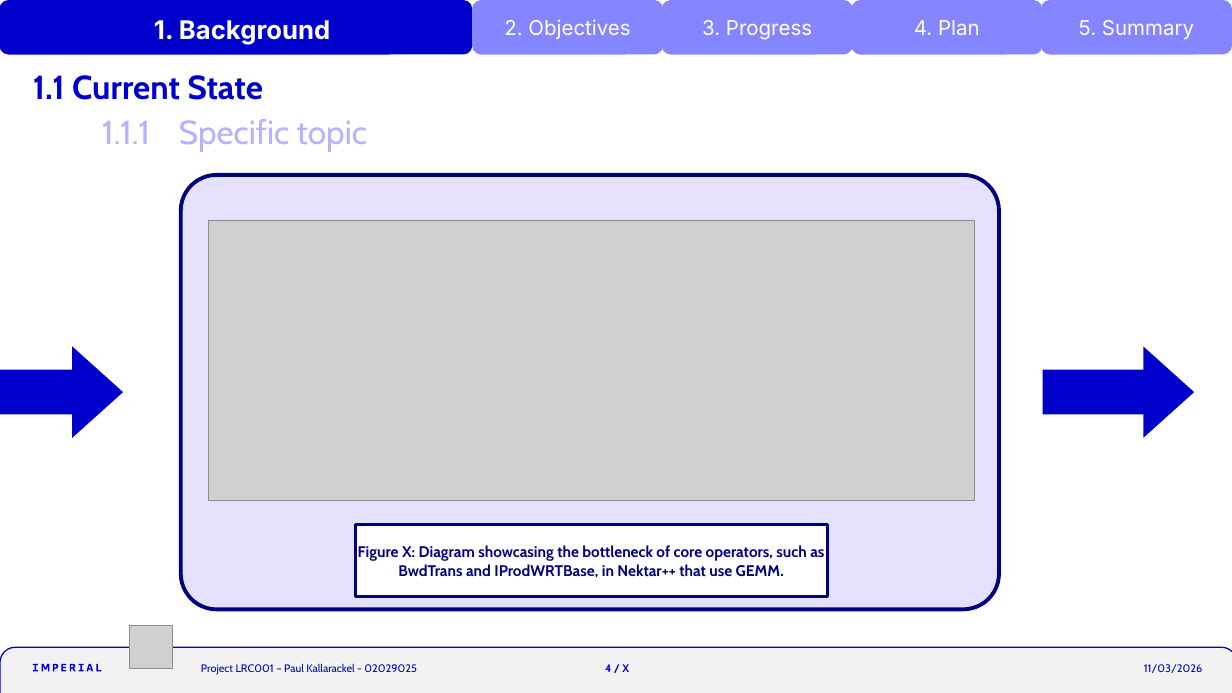
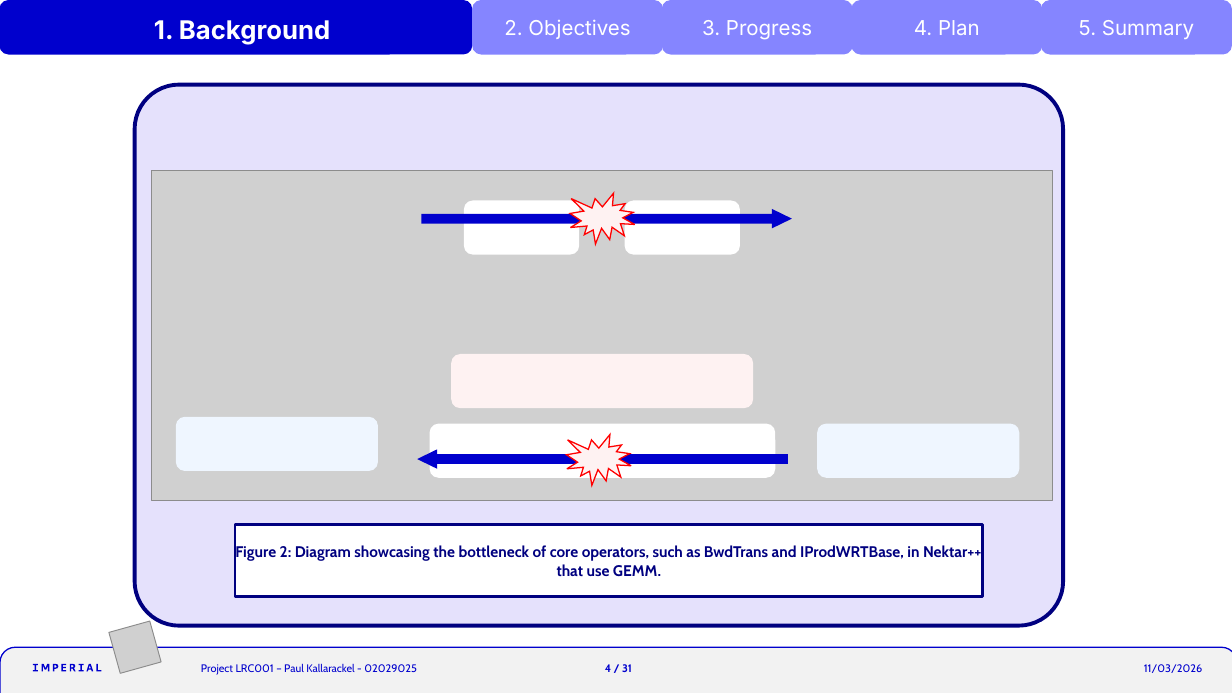
Before and after one commit to krackalackel02/FYP-Interim, a slide deck: slide 4 of Interim.pptm. Drawn at 1232x693 pixels with LibreOffice and Linux fonts; fonts in the diff are those of the drawing; grey boxes stand for pictures; background and template pictures are left out. Boxes give left, top, right and bottom in pixels: in the first picture for what was removed or moved away, otherwise in the second. Text is boxed around its words. In the diff, an @@ line names an element or a change of style, - is before the commit and + after.

```diff
--- a/Interim.pptm
+++ b/Interim.pptm
@@ title removed at (33,75,263,100) @@
-1.1 Current State
@@ rounded rectangle: place and size @@
-rounded rectangle at (181,175,1000,609)
+rounded rectangle at (135,85,1064,627)
@@ text removed at (102,119,367,152) @@
-1.1.1 Specific topic
@@ picture: place and size @@
-picture at (209,220,975,500)
+picture at (152,171,1053,501)
@@ right arrow added at (421,209,792,228), fill #0000CD @@
@@ rounded rectangle added at (464,201,579,255), fill #FFFFFF @@
@@ irregular seal added at (570,193,635,244), fill #FEF2F2, outline #FF0000 1 pt @@
@@ rounded rectangle added at (625,201,740,255), fill #FFFFFF @@
@@ right arrow removed at (0,347,123,438) @@
@@ rounded rectangle added at (451,354,753,409), fill #FEF2F2 @@
@@ right arrow removed at (1043,347,1195,438) @@
@@ rounded rectangle added at (176,417,378,471), fill #EFF6FF @@
@@ right arrow added at (417,449,787,469), fill #0000CD @@
@@ rounded rectangle added at (430,423,775,478), fill #FFFFFF @@
@@ irregular seal added at (567,434,631,485), fill #FEF2F2, outline #FF0000 1 pt @@
@@ rounded rectangle added at (817,423,1019,478), fill #EFF6FF @@
@@ rectangle "Figure 2: Diagram showcasing the ...": place and size @@
-rectangle "Figure 2: Diagram showcasing the ..." at (355,524,828,596)
+rectangle "Figure 2: Diagram showcasing the ..." at (235,524,982,596)
@@ text in rectangle at (235,543,981,577): text changed @@
-Figure X: Diagram showcasing the bottleneck of core operators, such as BwdTrans and IProdWRTBase, in Nektar++ that use GEMM.
+Figure 2: Diagram showcasing the bottleneck of core operators, such as BwdTrans and IProdWRTBase, in Nektar++ that use GEMM.
@@ picture at (109,621,161,673): rotation 90 to 74 degrees @@
@@ text at (605,664,632,672): text changed @@
-4 / X
+4 / 31
```
Also in this commit, not shown: 26 other slides changed, 4 slides added, 5 slides removed, 5 other files.
